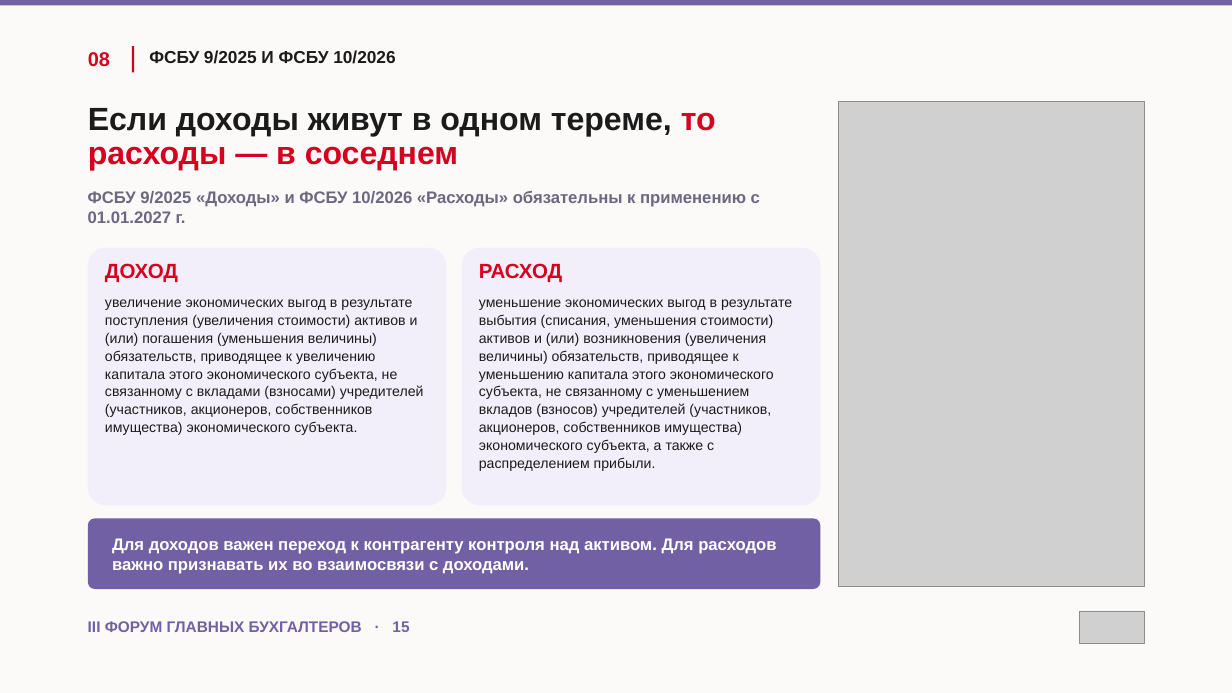
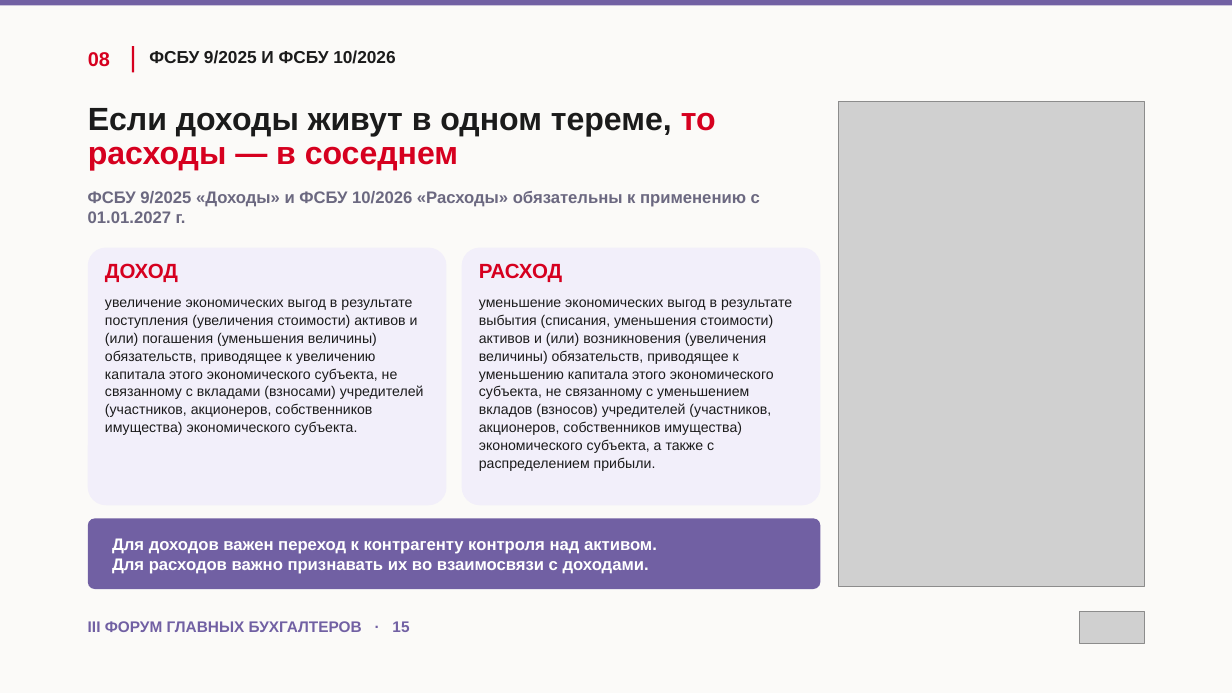
Before and after one commit to fagencymarketing-coder/design-system, a slide deck: slide 15 of conference-skazbuh/presentations/Пушкина_Екатерина_Сказочная_бухгалтерия.pptx. Drawn at 1232x693 pixels with LibreOffice and Linux fonts; fonts in the diff are those of the drawing; grey boxes stand for pictures. Boxes give left, top, right and bottom in pixels: in the first picture for what was removed or moved away, otherwise in the second. Text is boxed around its words. In the diff, an @@ line names an element or a change of style, - is before the commit and + after.

```diff
--- a/conference-skazbuh/presentations/Пушкина_Екатерина_Сказочная_бухгалтерия.pptx
+++ b/conference-skazbuh/presentations/Пушкина_Екатерина_Сказочная_бухгалтерия.pptx
@@ text at (112, 538, 657, 574): text changed @@
-Для доходов важен переход к контрагенту контроля над активом. Для расходов важно признавать их во взаимосвязи с доходами.
+Для доходов важен переход к контрагенту контроля над активом.
+Для расходов важно признавать их во взаимосвязи с доходами.
```
Also in this commit, not shown: 6 other slides changed.
